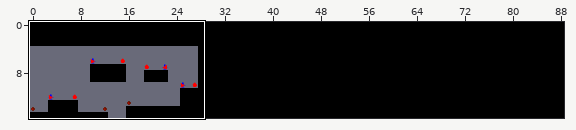
LDtk project -- Assets/Game/World/LDtk/Dojo.ldtk. Above, an overview of the earlier version with the close-up marked.
Close-up. Old version:
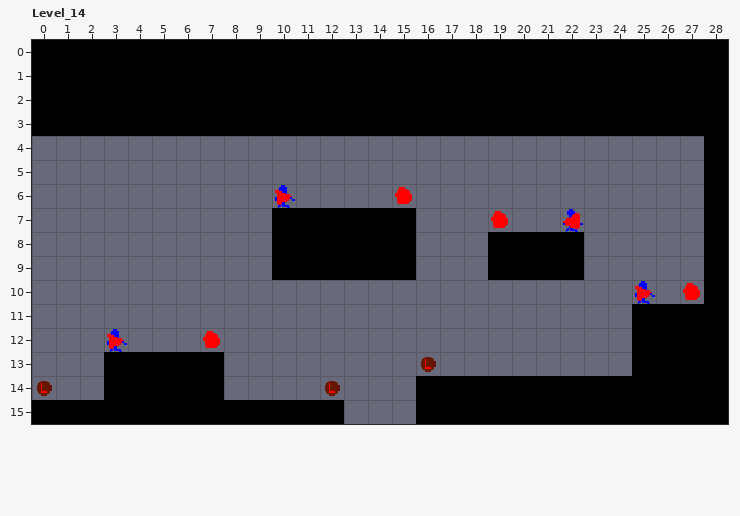
Cells are 16x16 px. Shown: Level_14 x 0..28, y 0..15. The commit also changed other parts of the map, which this record leaves out.
After the commit:
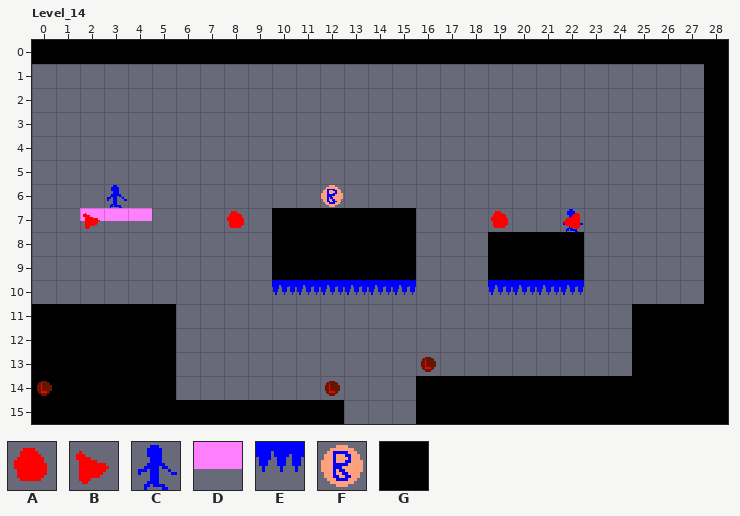
Key: from "Controls": A 4, B 8; from "Entities": C 0, D 4, E 12, F 20; from "Ground": G 0.
_ is an empty cell, . an unchanged one.
From old to new:
--- layer "Ground"
@@ x 0..27 @@
- 1 GGGGGGGGGGGGGGGGGGGGGGGGGGGG
- 2 GGGGGGGGGGGGGGGGGGGGGGGGGGGG
- 3 GGGGGGGGGGGGGGGGGGGGGGGGGGGG
+ 1 ____________________________
+ 2 ____________________________
+ 3 ____________________________
@@ x 0..7 @@
-11 ______..
-12 ______..
-13 ___...GG
-14 ___...GG
+11 GGGGGG..
+12 GGGGGG..
+13 GGG...__
+14 GGG...__
--- layer "Entities"
@@ x 2..12 @@
- 6 ._......C._
- 7 ___........
+ 6 .C......_.F
+ 7 DDD........
@@ x 10..25 @@
-10 ______...____..C
+10 EEEEEE...EEEE.._
@@ x 3..3 @@
-12 C
+12 _
--- layer "Controls"
@@ x 2..15 @@
- 6 ........B....A
- 7 _....._.......
+ 6 ........_...._
+ 7 B.....A.......
@@ x 25..27 @@
-10 B.A
+10 _._
@@ x 3..7 @@
-12 B...A
+12 _..._
